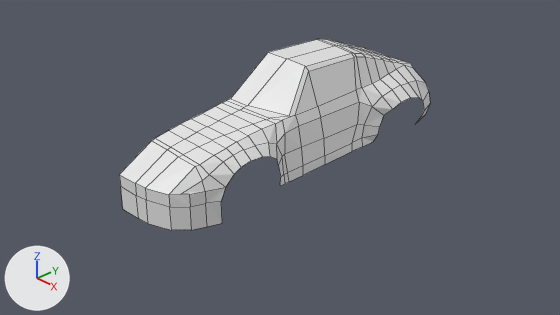
What one commit did to the Blender file porsche.blend.
Camera for both pictures: the file's camera 'Camera'. Lighting does not change. The marker at lower left points along +X, +Y and +Z. Mesh edges are drawn as thin lines.

Before the edit, the objects in view are built like this:
```python
me_cube = bpy.data.meshes.new('Cube')
me_cube.from_pydata(...)  # 169 vertices, 135 faces; spans x 0.0..1.23, y -2.65..2.12, z 0.13..1.58
ob_cube = bpy.data.objects.new('Cube', me_cube)
ob_cube.location = (0.0, 0.0, 0.0)
```
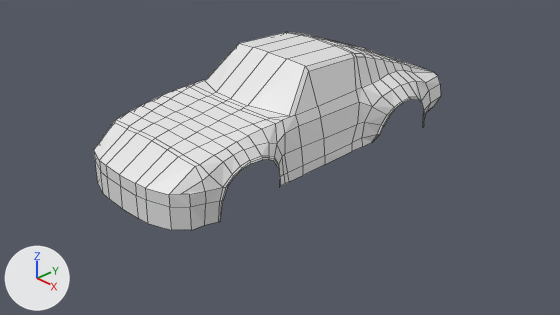
Changed parts and their boxes [x1, y1, x2, y2] in the pictures (560 x 315 px):
'Cube', reshaped, modifiers changed (12% wider): before [119, 39, 430, 230]; after [94, 32, 441, 230]
part 1 of me_cube, built on: before [190, 50, 430, 230]; after [190, 50, 441, 230]

What changed in the scene script:
```text
Change me_cube:
    used by ob_cube; location = (0.0, 0.0, 0.0)
    remove me_cube.from_pydata(...)  # 169 vertices, 135 faces; spans x 0.0..1.23, y -2.65..2.12, z 0.13..1.58
    add me_cube.from_pydata(...)  # 227 vertices, 188 faces; spans x 0.0..1.23, y -2.65..2.59, z 0.13..1.58
    me_cube part 1
    9 vertices are removed from x 0.9..1.19, y -1.97..2.12, z 0.13..0.68
    26 faces are deleted
    4 vertices in x 0.61..1.23, y 1.37..2.0, z 0.79..1.1 move by (0.0, 0.0, -0.03)
    3 vertices in x 1.14..1.15, y -1.8..-1.35, z 0.74..0.83 move by (0.0, 0.0, -0.04)
    18 vertices move from x 0.34..1.22, y -2.15..2.0, z 0.13..1.11 to x 0.34..1.23, y -2.15..2.46, z 0.13..1.05
    67 vertices are added at x 0.0..1.22, y -1.99..2.59, z 0.13..0.93
    79 new faces join them
Change ob_cube:
    add _m = ob_cube.modifiers.new('Mirror', 'MIRROR')
```
